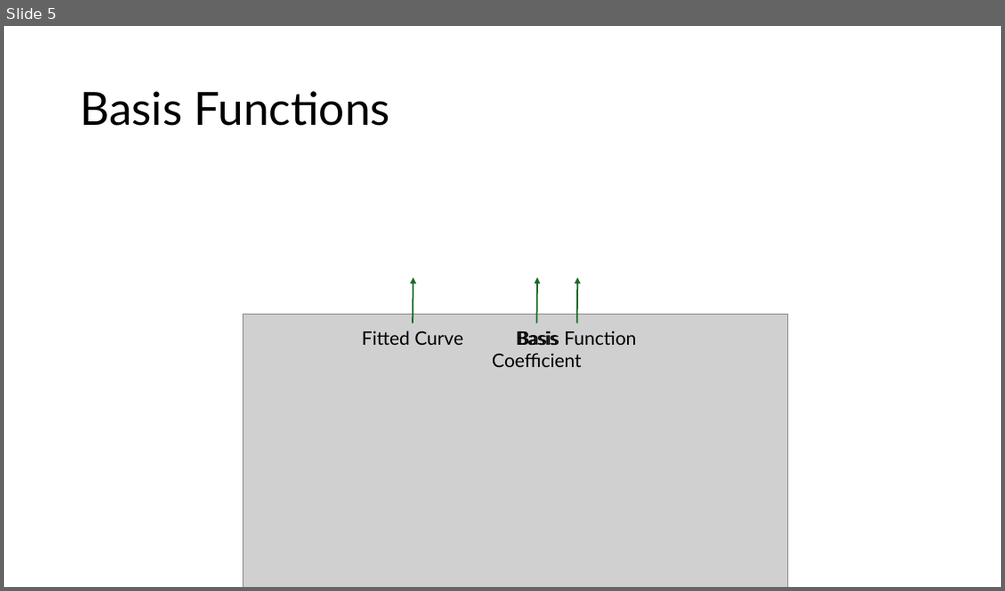
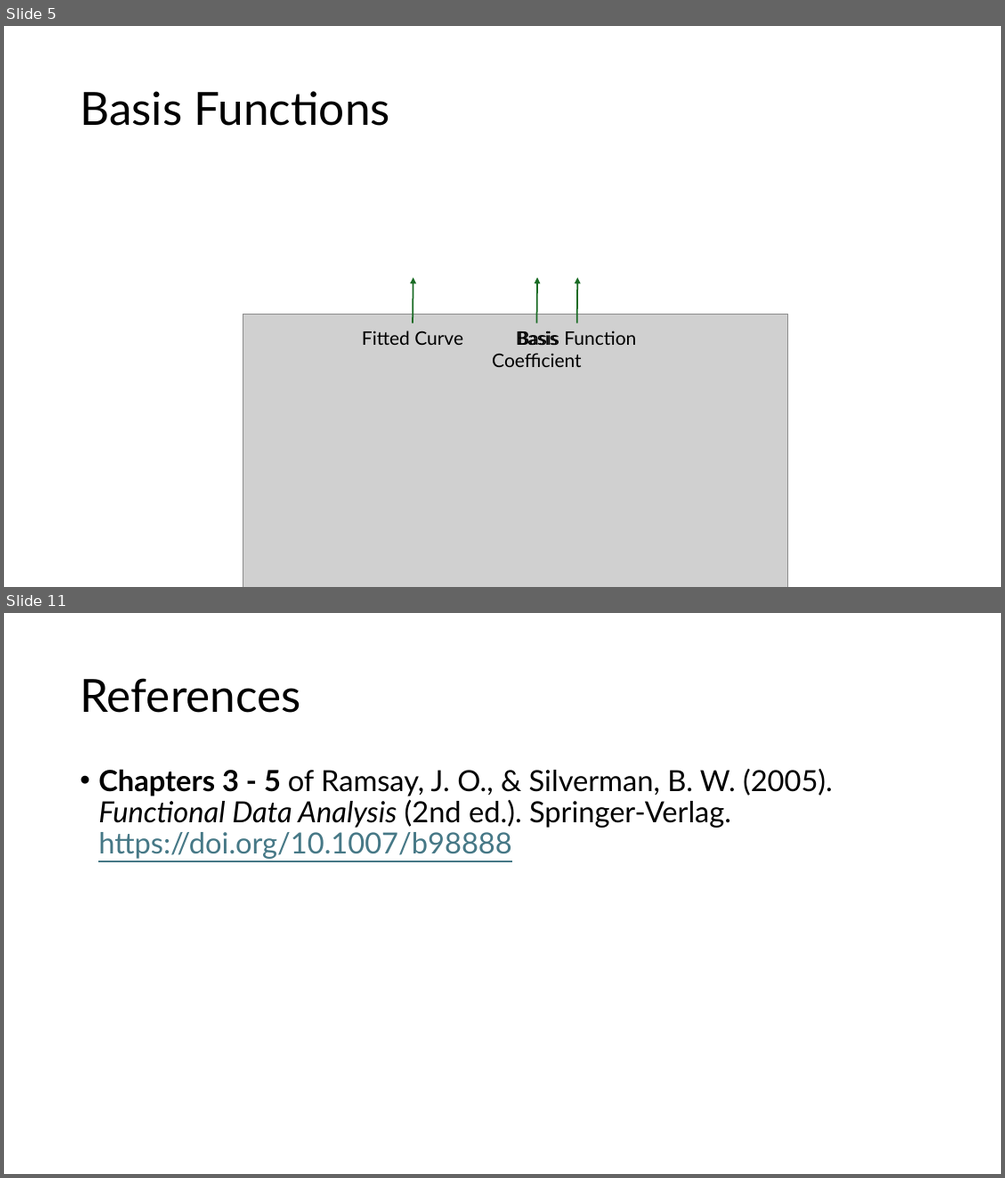
Before and after one commit to edwardgunning/ISBS-Short-Course, a slide deck: slides/02-smoothing.pptx. Shown one above the other, each under a label of ours: slide 5 before the commit, slides 5 and 11 after it; the slides between them are not shown. The pictures are 1005x591 and 1005x1178 pixels, drawn with LibreOffice and Linux fonts; fonts in the diff are those of the drawing; grey boxes stand for pictures; background and template pictures are left out. Boxes give left, top, right and bottom in pixels: in the first picture for what was removed or moved away, otherwise in the second. Text is boxed around its words. In the diff, an @@ line names an element or a change of style, - is before the commit and + after.

```diff
--- a/slides/02-smoothing.pptx
+++ b/slides/02-smoothing.pptx
@@ slide 11 added at bbox=[4, 613, 1001, 1174], background #FFFFFF @@
@@ title added at bbox=[80, 678, 300, 713], 44 pt, text #000000 @@
+References
@@ text added at bbox=[98, 769, 833, 859], 28 pt, text #000000 @@
+• Chapters 3 - 5 of Ramsay, J. O., & Silverman, B. W. (2005). Functional Data Analysis (2nd ed.). Springer-Verlag. https://doi.org/10.1007/b98888
```
Also in this commit, not shown: 1 slide changed, 5 other slides added, 2 other files.
